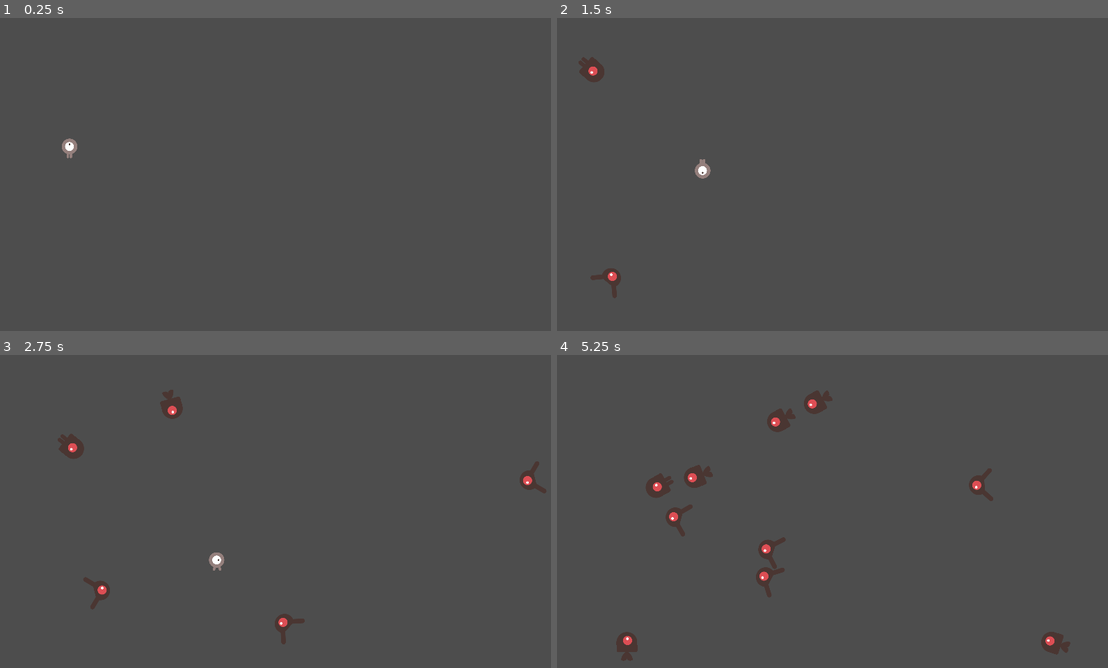
Above: before the commit, frames 1-4 (two rows, left to right).
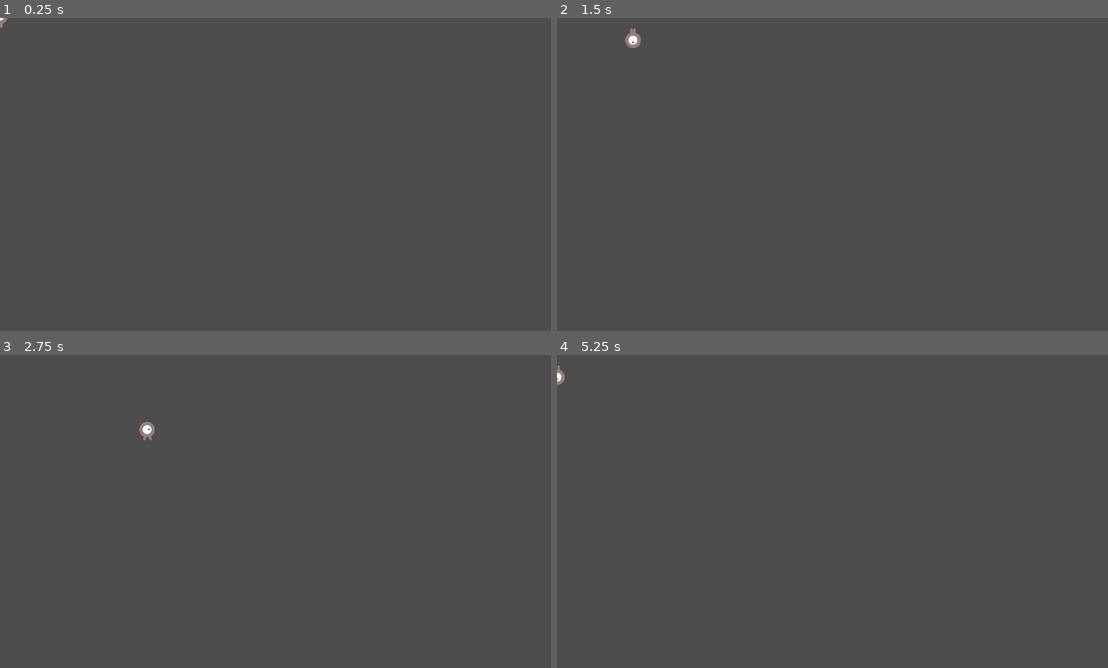
Above: after the commit, the same moments.

Repository: IanMillican/CS2053Project
Game: Godot game, scene res://creepRes/level1Creeps.tscn
Same seed, same stepped clock (60 frames per second), same inputs: the game is played once before the commit and once after it. This scene is started directly instead of the project's main scene.
Inputs:
- Up to frame 1 (0.25 s): no input
- Up to frame 2 (1.5 s): tap Enter at 0.5 s; hold Right (ui_right) 0.53-1.28 s; hold Space (shoot, bound only after the commit) 0.53-1.28 s; hold Down (ui_down) from 1.28 s (still down); tap Space (shoot, bound only after the commit) at 1.35 s
- Up to frame 3 (2.75 s): release Down (ui_down) at 2.03 s; hold Right (ui_right) from 2.03 s (still down); hold Space (shoot, bound only after the commit) from 2.03 s (still down)
- Up to frame 4 (5.25 s): release Right (ui_right) at 2.78 s; release Space (shoot, bound only after the commit) at 2.78 s; hold Up (ui_up) 2.78-3.53 s; tap Space (shoot, bound only after the commit) at 2.85, 4.35 s; hold Space (shoot, bound only after the commit) 3.53-4.28 s; hold Left (ui_left) 3.53-5.03 s; hold Down (ui_down) from 5.03 s (still down); hold Space (shoot, bound only after the commit) from 5.03 s (still down)

The runs differ from the first frame. In frame 1, 0.1% of the frame differs, in the area x 0-15%, y 0-45%; in frame 2, 0.7%; in frame 3, 1.3%; in frame 4, 2.4%, in the area x 0-94%, y 3-98%.

Commit message:
started projectile for creeps level

Diff:
--- /dev/null
+++ b/cs2053-thegame/creepRes/Projectile.tscn
@@ -0,0 +1,28 @@
+[gd_scene load_steps=3 format=3 uid="uid://s4mqixyedwfq"]
+
+[ext_resource type="Script" path="res://creepRes/projectile.gd" id="1_le41c"]
+
+[sub_resource type="RectangleShape2D" id="RectangleShape2D_i3f4p"]
+size = Vector2(24, 24)
+
+[node name="projectile" type="Area2D"]
+position = Vector2(12, 12)
+script = ExtResource("1_le41c")
+
+[node name="CollisionShape2D" type="CollisionShape2D" parent="."]
+shape = SubResource("RectangleShape2D_i3f4p")
+
+[node name="Timer" type="Timer" parent="."]
+wait_time = 3.0
+one_shot = true
+autostart = true
+
+[node name="ColorRect" type="ColorRect" parent="."]
+offset_left = -12.0
+offset_top = -12.0
+offset_right = 12.0
+offset_bottom = 12.0
+color = Color(0.607843, 0, 0, 1)
+
+[connection signal="body_entered" from="." to="." method="_on_body_entered"]
+[connection signal="timeout" from="Timer" to="." method="_on_timer_timeout"]
--- a/cs2053-thegame/creepRes/hud.tscn
+++ /dev/null
@@ -1,3 +0,0 @@
-[gd_scene format=3 uid="uid://bqqm20jr0doby"]
-
-[node name="HUD" type="CanvasLayer"]
--- a/cs2053-thegame/creepRes/level1Creeps.tscn
+++ b/cs2053-thegame/creepRes/level1Creeps.tscn
@@ -1,9 +1,6 @@
-[gd_scene load_steps=6 format=3 uid="uid://diytui7cvgvar"]
+[gd_scene load_steps=3 format=3 uid="uid://diytui7cvgvar"]
 
-[ext_resource type="Script" path="res://creepRes/level_1_creeps.gd" id="1_pdtp0"]
-[ext_resource type="PackedScene" uid="uid://dwn8fnxhiqn30" path="res://creepRes/mob.tscn" id="2_na8p5"]
 [ext_resource type="PackedScene" uid="uid://vfi5x4625ddb" path="res://creepRes/player.tscn" id="2_wrmho"]
-[ext_resource type="Script" path="res://creepRes/player.gd" id="4_a8d3c"]
 
 [sub_resource type="Curve2D" id="Curve2D_acj4l"]
 _data = {
@@ -12,11 +9,8 @@
 point_count = 5
 
 [node name="Node" type="Node"]
-script = ExtResource("1_pdtp0")
-mobScene = ExtResource("2_na8p5")
 
 [node name="player" parent="." instance=ExtResource("2_wrmho")]
-script = ExtResource("4_a8d3c")
 
 [node name="mobTimer" type="Timer" parent="."]
 wait_time = 0.5
@@ -29,7 +23,7 @@
 one_shot = true
 
 [node name="startPos" type="Marker2D" parent="."]
-position = Vector2(240, 450)
+position = Vector2(960, 540)
 
 [node name="mobPath" type="Path2D" parent="."]
 curve = SubResource("Curve2D_acj4l")
--- a/cs2053-thegame/creepRes/level_1_creeps.gd
+++ b/cs2053-thegame/creepRes/level_1_creeps.gd
@@ -1,6 +1,8 @@
 extends Node
 @export var mobScene: PackedScene
+@export var projectileScene: PackedScene
 var score
+var delay = 0
 
 # Called when the node enters the scene tree for the first time.
 func _ready() -> void:
@@ -8,11 +10,16 @@
 	$player.start($startPos.position)
 	$startTimer.start()
 
-
 # Called every frame. 'delta' is the elapsed time since the previous frame.
 func _process(delta: float) -> void:
-	pass
+	if Input.is_action_pressed("shoot"):
+		if delay % 2 == 0:
+			var projectile = projectileScene.instantiate()
+			projectile.position =$player.position
+			projectile.dir = $player.velocity.normalized()
 
+			add_child(projectile)
+	delay += 1
 
 func _on_mob_timer_timeout() -> void:
 	#Position the mob
--- a/cs2053-thegame/creepRes/player.gd
+++ b/cs2053-thegame/creepRes/player.gd
@@ -1,18 +1,18 @@
 extends Area2D
 signal hit
 @export var speed = 350
+@export var velocity = Vector2.ZERO
 var screenSize
 
 
 # Called when the node enters the scene tree for the first time.
 func _ready() -> void:
 	screenSize = get_viewport_rect().size
-	hide()
 
 
 # Called every frame. 'delta' is the elapsed time since the previous frame.
 func _process(delta: float) -> void:
-	var velocity = Vector2.ZERO
+	velocity = Vector2.ZERO
 	if Input.is_action_pressed("ui_up"):
 		velocity.y -= 1
 	elif Input.is_action_pressed("ui_down"):
--- a/cs2053-thegame/creepRes/player.tscn
+++ b/cs2053-thegame/creepRes/player.tscn
@@ -1,5 +1,6 @@
-[gd_scene load_steps=7 format=3 uid="uid://vfi5x4625ddb"]
+[gd_scene load_steps=8 format=3 uid="uid://vfi5x4625ddb"]
 
+[ext_resource type="Script" path="res://creepRes/player.gd" id="1_4yuxj"]
 [ext_resource type="Texture2D" uid="uid://chf4hjmevnvxj" path="res://creepRes/dodge_the_creeps_2d_assets/art/playerGrey_up1.png" id="1_s05cu"]
 [ext_resource type="Texture2D" uid="uid://okbwt7goypot" path="res://creepRes/dodge_the_creeps_2d_assets/art/playerGrey_up2.png" id="2_5mv1k"]
 [ext_resource type="Texture2D" uid="uid://cmlhefiv12s7n" path="res://creepRes/dodge_the_creeps_2d_assets/art/playerGrey_walk1.png" id="3_lvxp8"]
@@ -35,6 +36,7 @@
 height = 68.0
 
 [node name="player" type="Area2D"]
+script = ExtResource("1_4yuxj")
 
 [node name="AnimatedSprite2D" type="AnimatedSprite2D" parent="."]
 scale = Vector2(0.5, 0.5)
--- /dev/null
+++ b/cs2053-thegame/creepRes/projectile.gd
@@ -0,0 +1,26 @@
+extends Area2D
+@export var dir = Vector2.ZERO
+var screenSize = get_viewport_rect().size
+var speed = 300
+
+# Called when the node enters the scene tree for the first time.
+func _ready() -> void:
+	pass # Replace with function body.
+
+
+# Called every frame. 'delta' is the elapsed time since the previous frame.
+func _process(delta: float) -> void:
+	dir = dir.normalized()
+	position += dir * speed * delta
+	if position.x > screenSize.x or position.x < 0:
+		queue_free()
+	elif position.y > screenSize.y or position.y < 0:
+		queue_free()
+
+
+func _on_timer_timeout() -> void:
+	queue_free()
+
+
+func _on_body_entered(body: Node2D) -> void:
+	print("Hit: ", body.name)
--- a/cs2053-thegame/project.godot
+++ b/cs2053-thegame/project.godot
@@ -47,3 +47,8 @@
 "events": [Object(InputEventKey,"resource_local_to_scene":false,"resource_name":"","device":-1,"window_id":0,"alt_press …(195 unchanged characters)…
 ]
 }
+shoot={
+"deadzone": 0.5,
+"events": [Object(InputEventKey,"resource_local_to_scene":false,"resource_name":"","device":-1,"window_id":0,"alt_pressed":false,"shift_pressed":false,"ctrl_pressed":false,"meta_pressed":false,"pressed":false,"keycode":0,"physical_keycode":32,"key_label":0,"unicode":32,"location":0,"echo":false,"script":null)
+]
+}
Binary file added: cs2053-thegame/Screenshot 2025-03-19 at 4.14.47 PM.png
Not shown, added: cs2053-thegame/Screenshot 2025-03-19 at 4.14.47 PM.png.import
Not shown, changed: .DS_Store
Not shown, changed: cs2053-thegame/.DS_Store
